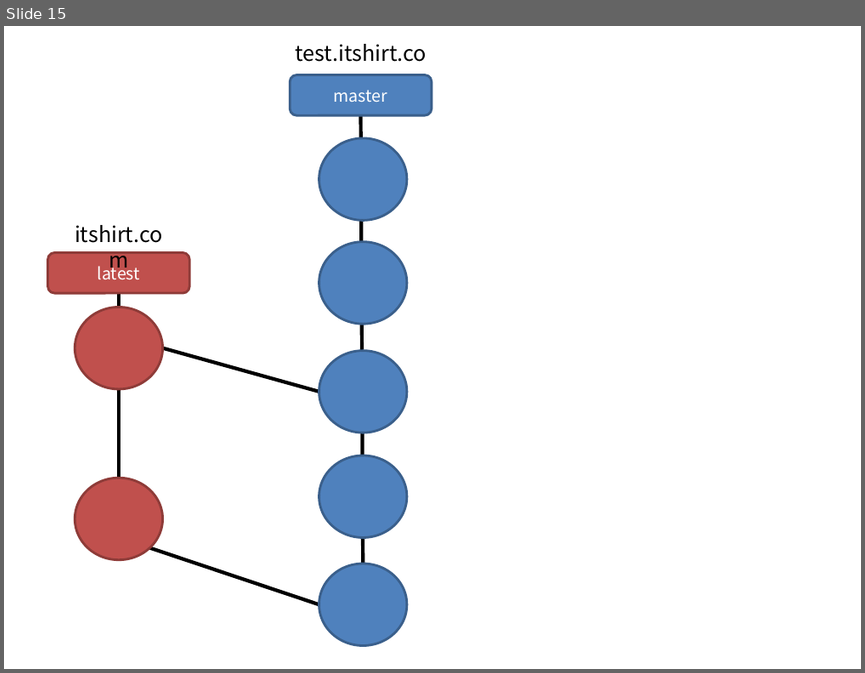
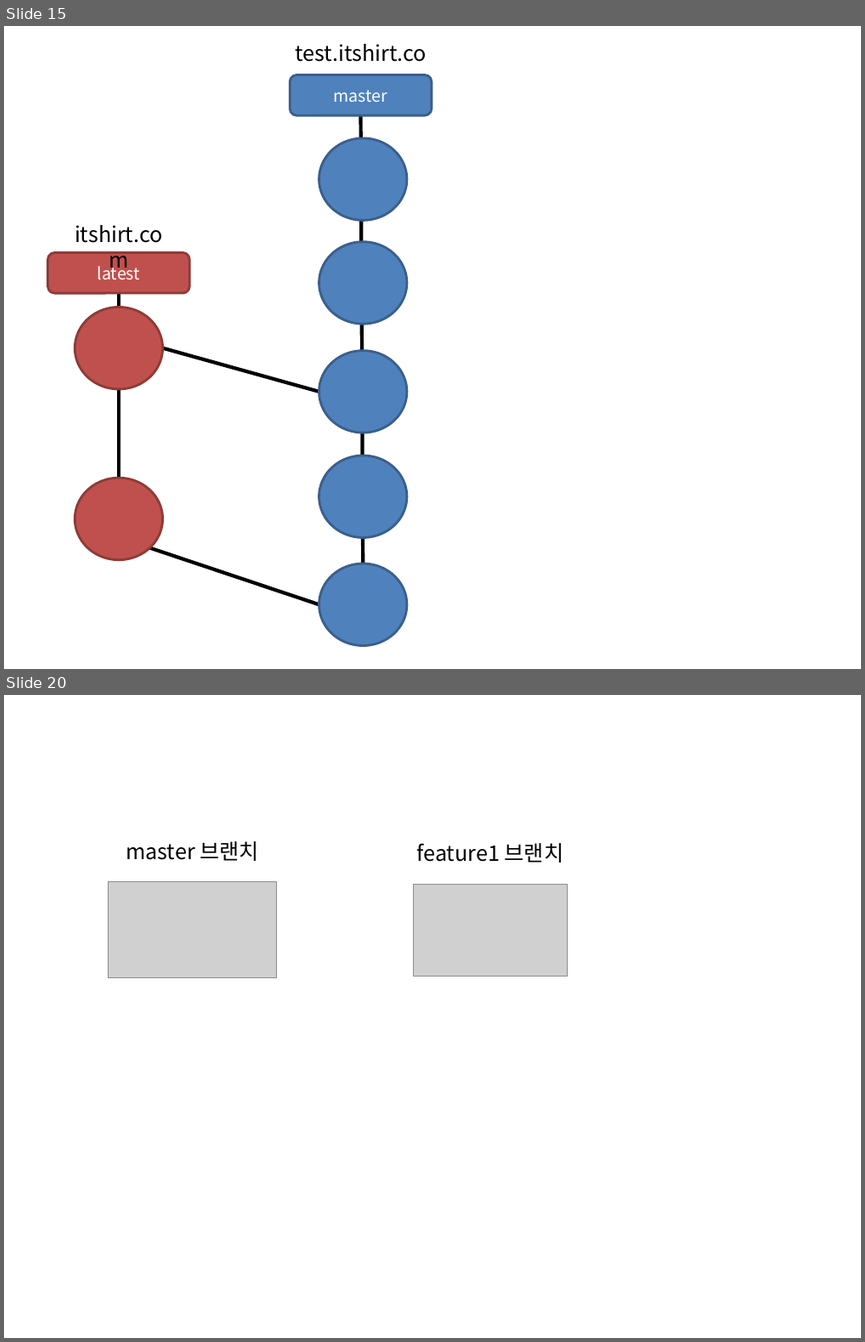
Before and after one commit to devToroko/git_study, a slide deck: 이미지작업.pptx. Shown one above the other, each under a label of ours: slide 15 before the commit, slides 15 and 20 after it; the slides between them are not shown. The pictures are 865x673 and 865x1342 pixels, drawn with LibreOffice and Linux fonts; fonts in the diff are those of the drawing; grey boxes stand for pictures. Boxes give left, top, right and bottom in pixels: in the first picture for what was removed or moved away, otherwise in the second. Text is boxed around its words. In the diff, an @@ line names an element or a change of style, - is before the commit and + after.

```diff
--- a/이미지작업.pptx
+++ b/이미지작업.pptx
@@ slide 20 added at bbox=[4, 695, 861, 1338], background #FFFFFF @@
@@ text added at bbox=[126, 841, 259, 861], 18 pt, text #000000 @@
+master 브랜치
@@ text added at bbox=[417, 843, 564, 862], 18 pt, text #000000 @@
+feature1 브랜치
@@ picture added at bbox=[109, 882, 277, 978] @@
@@ picture added at bbox=[413, 884, 567, 975] @@
```
Also in this commit, not shown: 7 other slides added, 37 other files.
